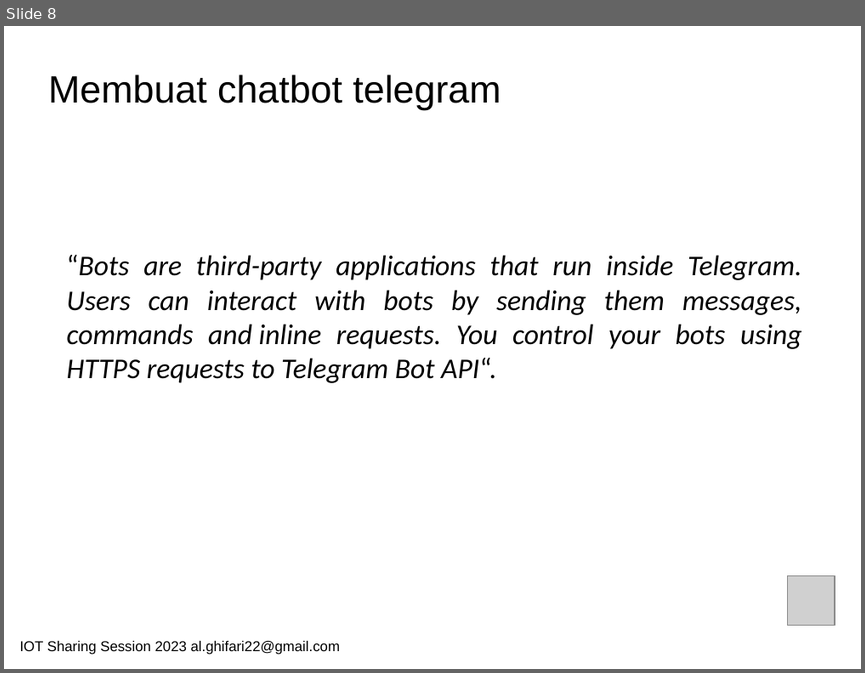
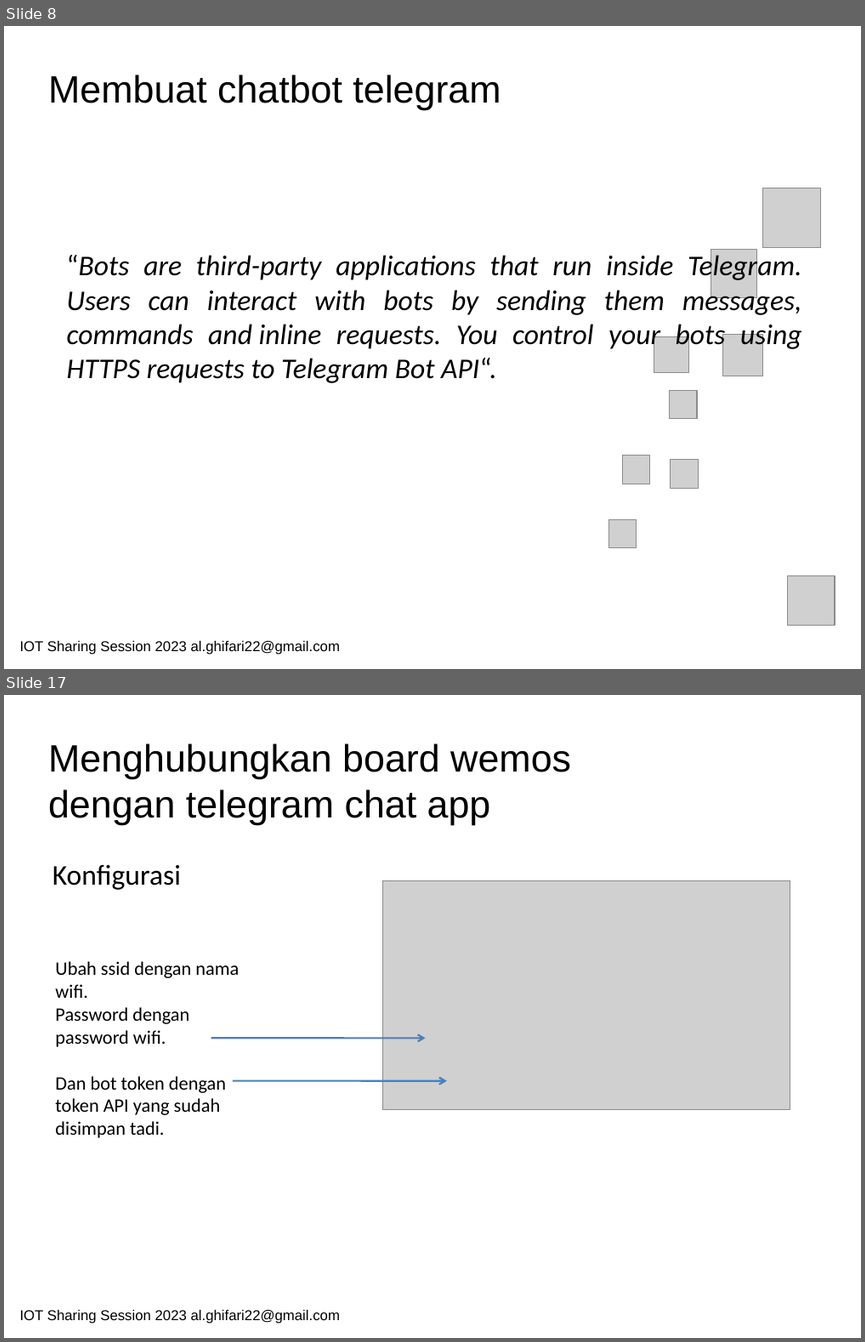
Before and after one commit to bangjii/IOT-Sharing-Telegram-Chatbot, a slide deck: IOT Sharing Session 2023 - Hudzaifah.pptx. Shown one above the other, each under a label of ours: slide 8 before the commit, slides 8 and 17 after it; the slides between them are not shown. The pictures are 865x673 and 865x1342 pixels, drawn with LibreOffice and Linux fonts; fonts in the diff are those of the drawing; grey boxes stand for pictures. Boxes give left, top, right and bottom in pixels: in the first picture for what was removed or moved away, otherwise in the second. Text is boxed around its words. In the diff, an @@ line names an element or a change of style, - is before the commit and + after.

```diff
--- a/IOT Sharing Session 2023 - Hudzaifah.pptx
+++ b/IOT Sharing Session 2023 - Hudzaifah.pptx
@@ slide 17 added at box(4, 695, 861, 1338), background #FFFFFF @@
@@ text added at box(48, 743, 571, 825), 32 pt, text #000000 @@
+Menghubungkan board wemos
+dengan telegram chat app
@@ text added at box(52, 864, 181, 890), 24 pt, text #000000 @@
+Konfigurasi
@@ picture added at box(383, 881, 790, 1110) @@
@@ text added at box(55, 961, 239, 1138), 16 pt, text #000000 @@
+Ubah ssid dengan nama wifi.
+Password dengan password wifi.
+Dan bot token dengan token API yang sudah disimpan tadi.
@@ arrow added from (211, 1038) to (426, 1038), #4B7EBC 1.5 pt @@
@@ arrow added from (233, 1081) to (447, 1081), #4B7EBC 1.5 pt @@
@@ text added at box(20, 1310, 340, 1323), 12 pt, text #000000 @@
+IOT Sharing Session 2023 al.ghifari22@gmail.com
@@ slide 8 changed as well @@
@@ group added at box(608, 188, 821, 548): 8 pictures @@
```
Also in this commit, not shown: 3 other slides changed, 9 other slides added, 1 slide removed.
